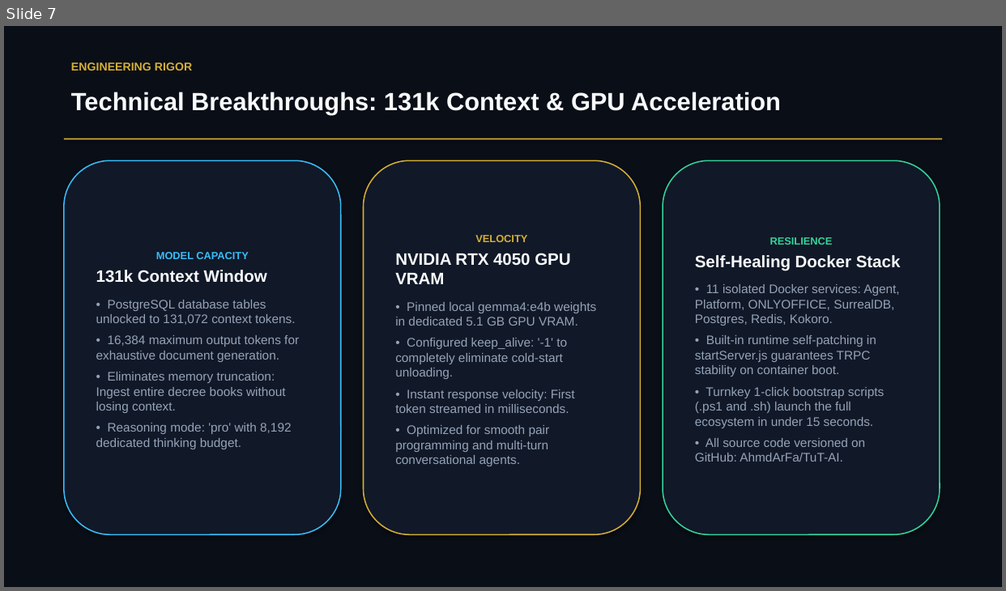
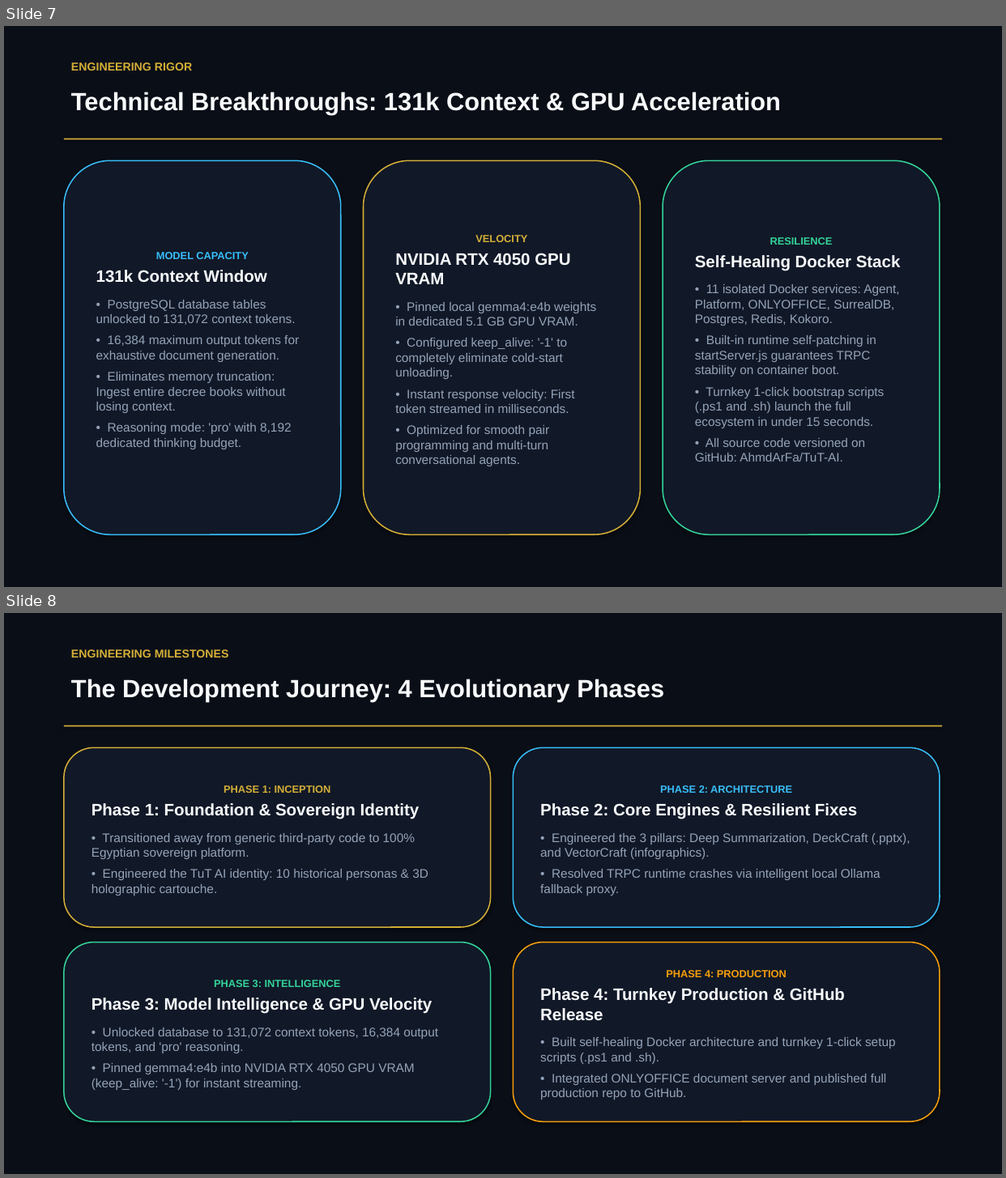
Before and after one commit to AhmdArFa/MCIT-AI-Workspace, a slide deck: docs/TuT_AI_Marketing_Pitch_Deck.pptx. Shown one above the other, each under a label of ours: slide 7 before the commit, slides 7 and 8 after it. The pictures are 1006x591 and 1006x1178 pixels, drawn with LibreOffice and Linux fonts; fonts in the diff are those of the drawing. Boxes give left, top, right and bottom in pixels: in the first picture for what was removed or moved away, otherwise in the second. Text is boxed around its words. In the diff, an @@ line names an element or a change of style, - is before the commit and + after.

Commit message:
feat(pitch): simplify development journey into 4 phases and clean team presentation slide

```diff
--- a/docs/TuT_AI_Marketing_Pitch_Deck.pptx
+++ b/docs/TuT_AI_Marketing_Pitch_Deck.pptx
@@ slide 8 added at [4,613,1002,1174], background #FFFFFF @@
@@ rectangle added at [4,613,1002,1174], fill #0A0E17 @@
@@ text added at [71,649,229,658], 11 pt, text #D4AF37, bold @@
+ENGINEERING MILESTONES
@@ text added at [71,679,664,702], 24 pt, text #F8FAFC, bold @@
+The Development Journey: 4 Evolutionary Phases
@@ rectangle added at [64,726,942,726], fill #D4AF37 @@
@@ rounded rectangle added at [64,747,491,927], fill #111827, outline #D4AF37 1.2 pt, 12 pt, text #94A3B8 @@
+PHASE 1: INCEPTION
+Phase 1: Foundation & Sovereign Identity
+• Transitioned away from generic third-party code to 100% Egyptian sovereign platform.
+• Engineered the TuT AI identity: 10 historical personas & 3D holographic cartouche.
@@ rounded rectangle added at [513,747,940,927], fill #111827, outline #38BDF8 1.2 pt, 12 pt, text #94A3B8 @@
+PHASE 2: ARCHITECTURE
+Phase 2: Core Engines & Resilient Fixes
+• Engineered the 3 pillars: Deep Summarization, DeckCraft (.pptx), and VectorCraft (infographics).
+• Resolved TRPC runtime crashes via intelligent local Ollama fallback proxy.
@@ rounded rectangle added at [64,943,491,1122], fill #111827, outline #34D399 1.2 pt, 12 pt, text #94A3B8 @@
+PHASE 3: INTELLIGENCE
+Phase 3: Model Intelligence & GPU Velocity
+• Unlocked database to 131,072 context tokens, 16,384 output tokens, and 'pro' reasoning.
+• Pinned gemma4:e4b into NVIDIA RTX 4050 GPU VRAM (keep_alive: '-1') for instant streaming.
@@ rounded rectangle added at [513,943,940,1122], fill #111827, outline #F59E0B 1.2 pt, 12 pt, text #94A3B8 @@
+PHASE 4: PRODUCTION
+Phase 4: Turnkey Production & GitHub Release
+• Built self-healing Docker architecture and turnkey 1-click setup scripts (.ps1 and .sh).
+• Integrated ONLYOFFICE document server and published full production repo to GitHub.
```
Also in this commit, not shown: 1 slide changed, 1 slide removed, 1 other file.
